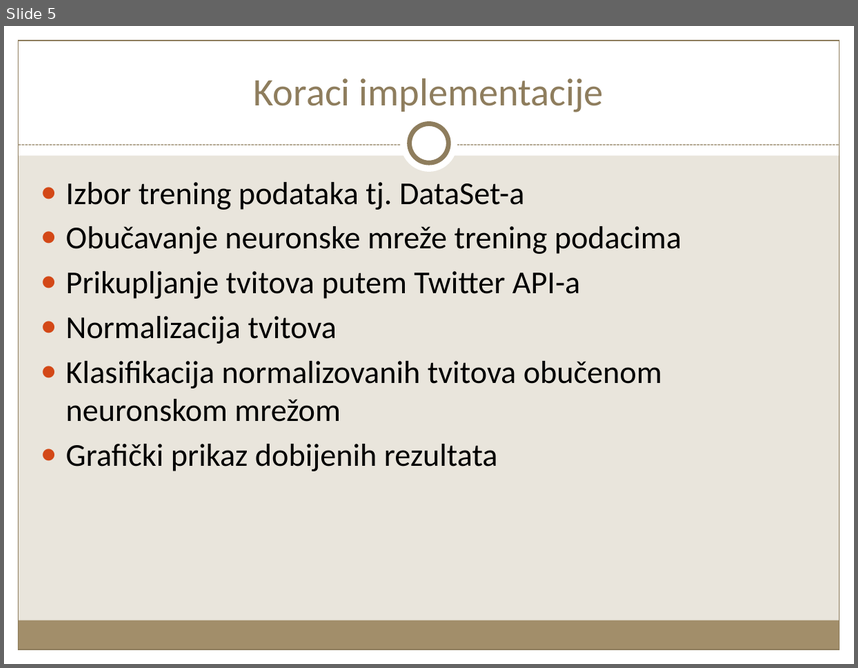
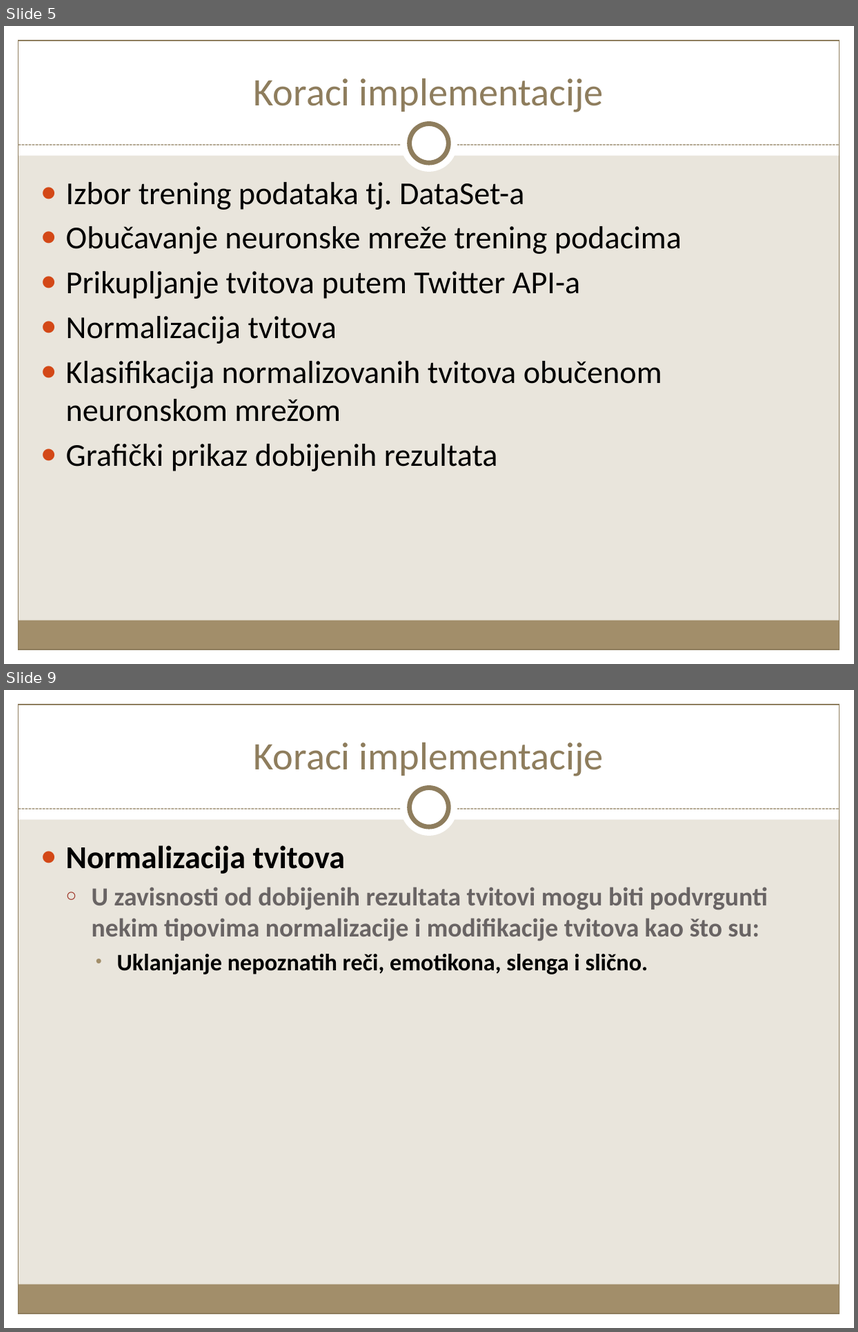
Before and after one commit to GavriloDrljaca/ANNProject, a slide deck: Semanticka_klasifikacija_GavriloDrljaca.pptx. Shown one above the other, each under a label of ours: slide 5 before the commit, slides 5 and 9 after it; the slides between them are not shown. The pictures are 858x668 and 858x1332 pixels, drawn with LibreOffice and Linux fonts; fonts in the diff are those of the drawing. Boxes give left, top, right and bottom in pixels: in the first picture for what was removed or moved away, otherwise in the second. Text is boxed around its words. In the diff, an @@ line names an element or a change of style, - is before the commit and + after.

```diff
--- a/Semanticka_klasifikacija_GavriloDrljaca.pptx
+++ b/Semanticka_klasifikacija_GavriloDrljaca.pptx
@@ slide 9 added at box(4, 690, 854, 1328), background #E9E5DC; not listed: 9 template elements that a slide beside it also shows @@
@@ title added at box(253, 742, 604, 776), 33 pt, text #8F7D5E @@
+Koraci implementacije
@@ text added at box(66, 845, 768, 974), 22 pt, text #696464, bold @@
+● Normalizacija tvitova
+  ○ U zavisnosti od dobijenih rezultata tvitovi mogu biti podvrgunti nekim tipovima normalizacije i modifikacije tvitova kao što su:
+    • Uklanjanje nepoznatih reči, emotikona, slenga i slično.
```
Also in this commit, not shown: 3 slides changed, 4 other slides added.
